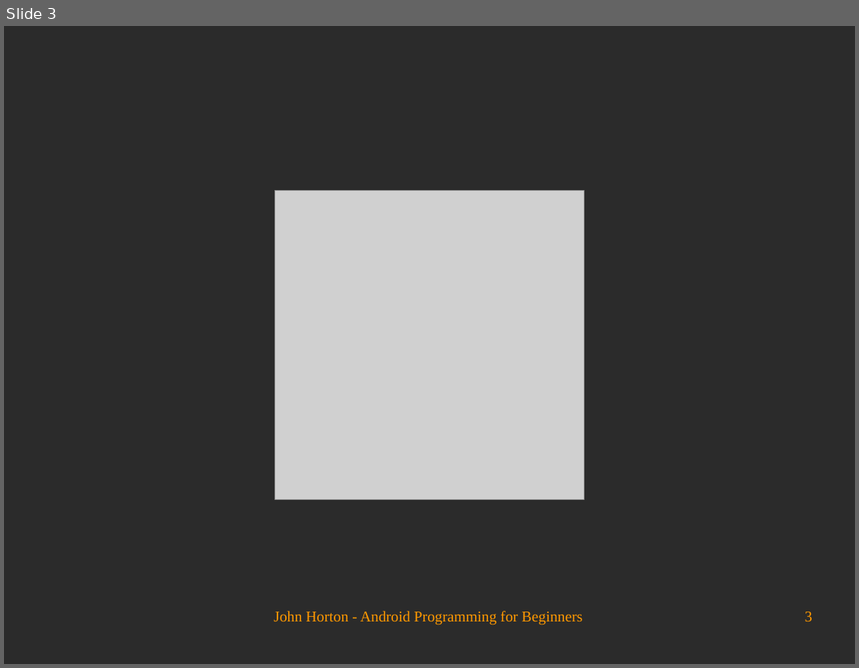
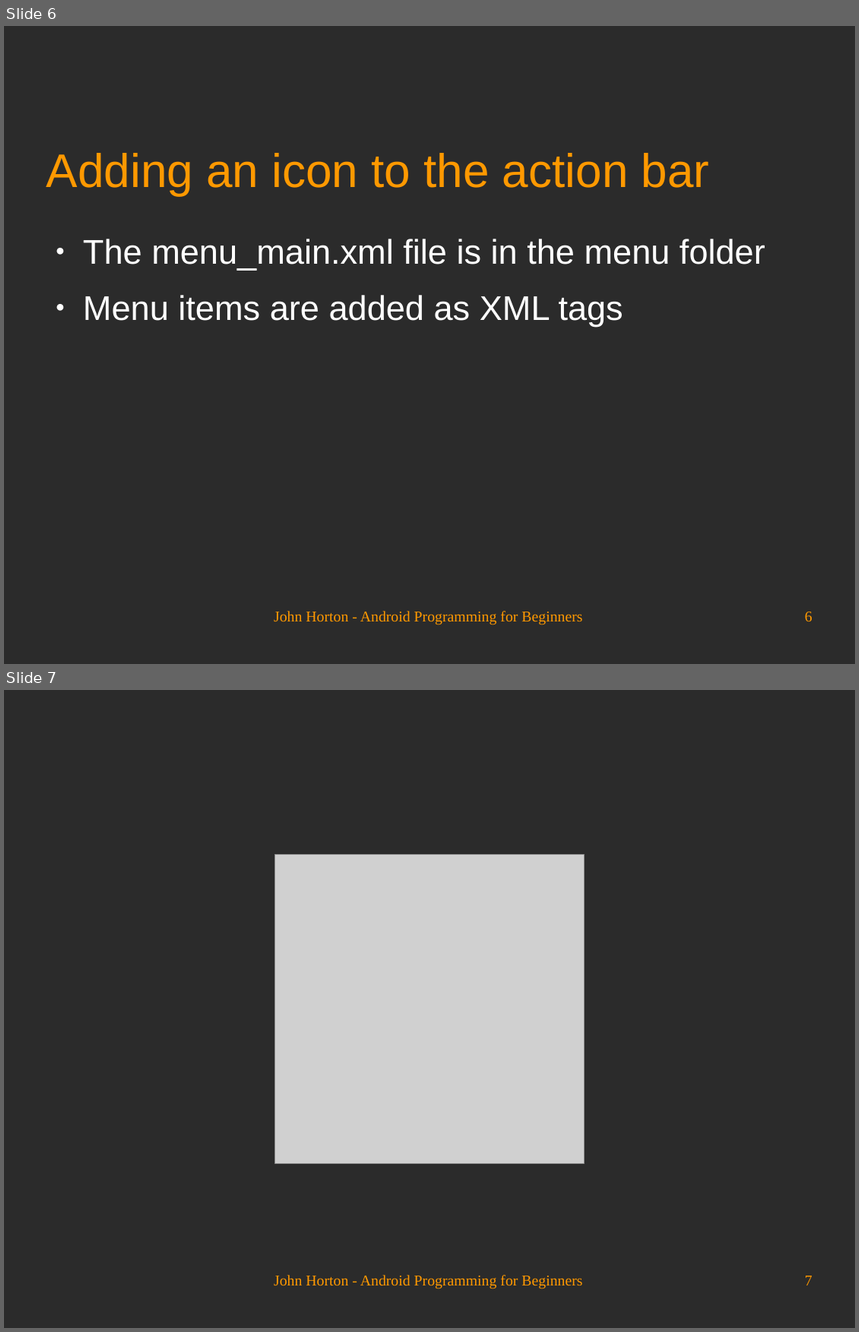
Before and after one commit to Academy-Soft-Intellect/Android-Programming-for-Beginners, a slide deck: 12_Having_a_Dialogue_with_the_User.odp. Shown one above the other, each under a label of ours: slide 3 before the commit, slides 6 and 7 after it. The pictures are 859x668 and 859x1332 pixels, drawn with LibreOffice and Linux fonts; fonts in the diff are those of the drawing; grey boxes stand for pictures; background and template pictures are left out; a plain dark background stands for a picture behind light text. Boxes give left, top, right and bottom in pixels: in the first picture for what was removed or moved away, otherwise in the second. Text is boxed around its words. In the diff, an @@ line names an element or a change of style, - is before the commit and + after.

```diff
--- a/12_Having_a_Dialogue_with_the_User.odp
+++ b/12_Having_a_Dialogue_with_the_User.odp
@@ slide 6 added at [4,26,855,664], background picture (left out) @@
@@ title added at [47,153,710,195], 44 pt, text #FF9900 @@
+Adding an icon to the action bar
@@ text added at [83,239,766,327], 32 pt, text #FFFFFF @@
+● The menu_main.xml file is in the menu folder
+● Menu items are added as XML tags
@@ text added at [274,611,582,626], 14 pt, text #FF9900 @@
+John Horton - Android Programming for Beginners
@@ page number added at [805,612,813,622], 14 pt, text #FF9900 @@
+6
@@ what was slide 3 is now slide 7 @@
@@ page number at [805,1276,813,1286]: text changed @@
-3
+7
```
Also in this commit, not shown: 2 slides changed, 3 other slides added.
